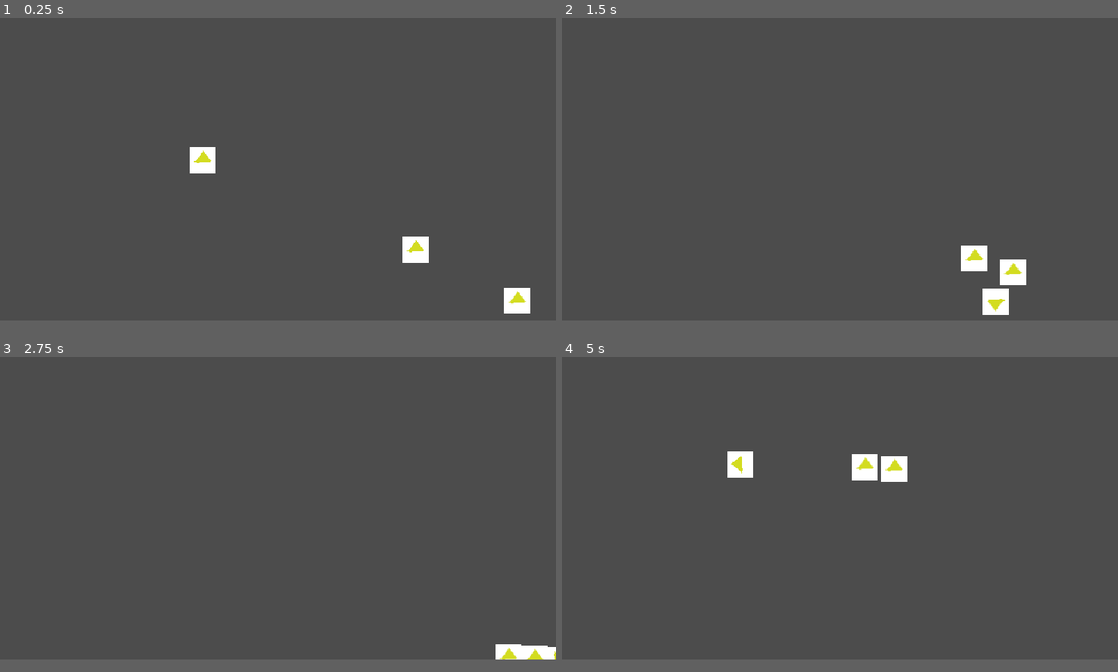
Above: before the commit, frames 1-4 (two rows, left to right).
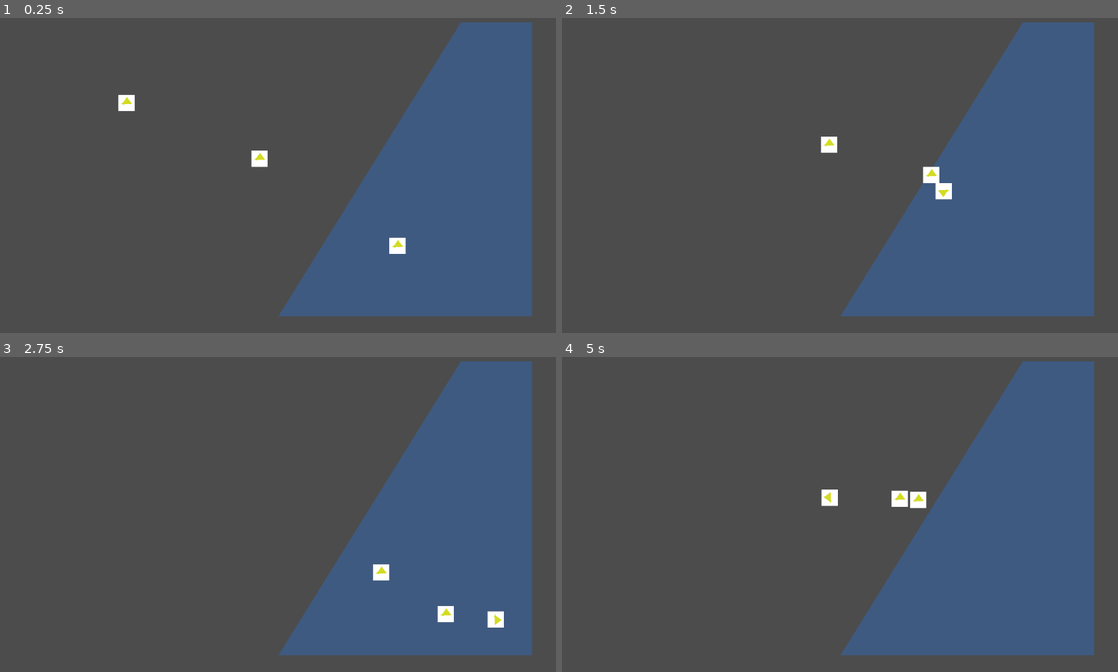
Above: after the commit, the same moments.

Repository: zliebowitz/ld54
Game: Godot game, scene res://Assets/Scenes/Screen.tscn
Same seed, same stepped clock (60 frames per second), same inputs: the game is played once before the commit and once after it.
Inputs:
- Up to frame 1 (0.25 s): no input
- Up to frame 2 (1.5 s): hold Right (ui_right) 0.53-1.28 s; hold Down (ui_down) from 1.28 s (still down)
- Up to frame 3 (2.75 s): release Down (ui_down) at 2.03 s; hold Right (ui_right) from 2.03 s (still down)
- Up to frame 4 (5 s): release Right (ui_right) at 2.78 s; hold Up (ui_up) 2.78-3.53 s; hold Left (ui_left) from 3.53 s (still down)
In our replay, the window is 800x450 before the commit and 800x468 after it. These sizes can differ from the game's own. Grey fills any space a smaller window leaves; there, only what the larger window draws over its background counts as a difference.

The runs differ from the first frame. In frame 1, 28% of the frame differs, in the area x 21-96%, y 1-95%; in frame 2, 28%; in frame 3, 28%; in frame 4, 29%, in the area x 29-96%, y 1-95%.

Commit message:
screen setting reset

Diff:
--- a/game/project.godot
+++ b/game/project.godot
@@ -16,10 +16,6 @@
 
 [display]
 
-window/size/width=640
-window/size/height=360
-window/size/test_width=1920
-window/size/test_height=1080
 window/stretch/mode="viewport"
 
 [gui]
@@ -57,6 +53,10 @@
  ]
 }
 
+[mono]
+
+project/assembly_name="Game"
+
 [physics]
 
 common/enable_pause_aware_picking=true
